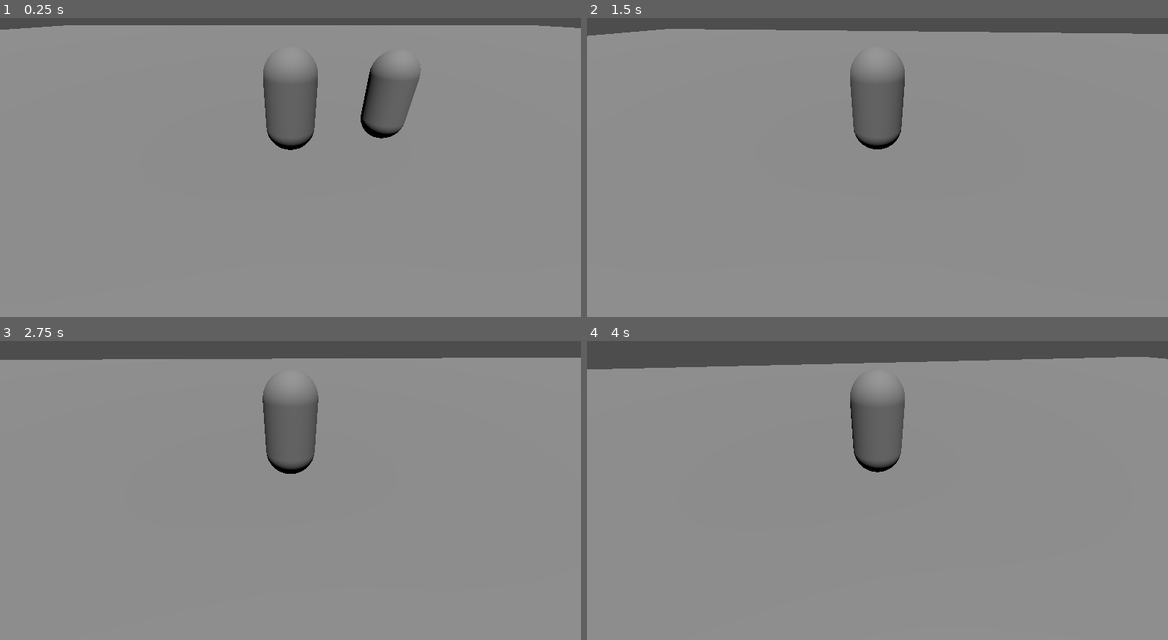
Above: before the commit, frames 1-4 (two rows, left to right).
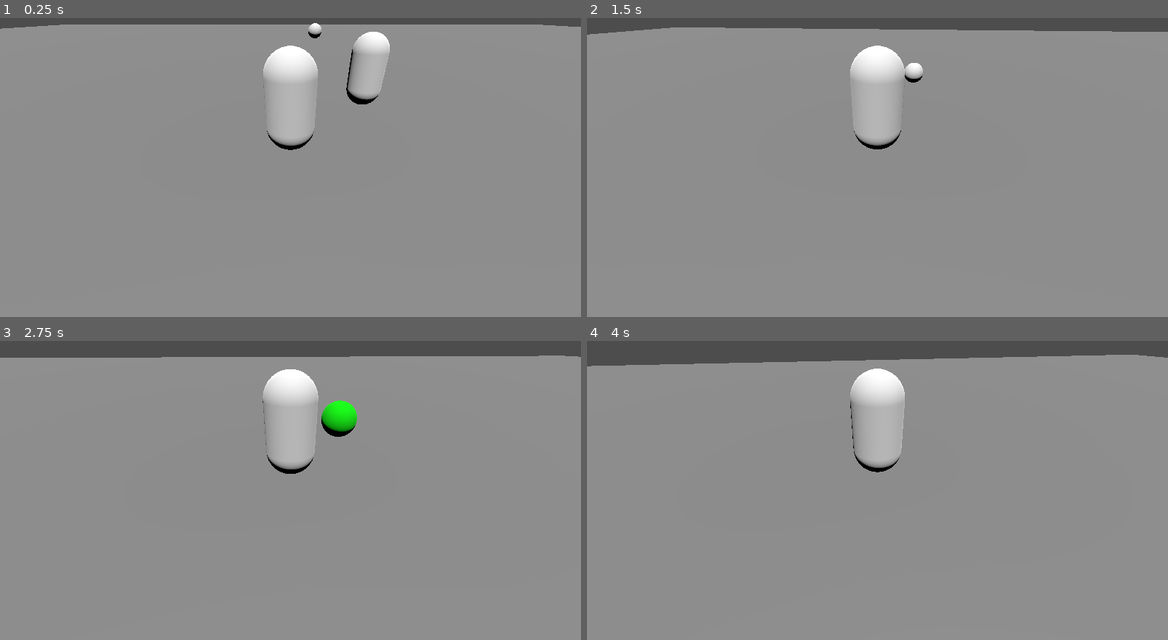
Above: after the commit, the same moments.

Repository: JTMurdock/first-game-proto
Game: Godot game, scene res://node_3d.tscn
Same seed, same stepped clock (60 frames per second), same inputs: the game is played once before the commit and once after it.
Inputs (mouse positions are in pixels of both pictures, inside the frame that each line leads up to):
- Up to frame 1 (0.25 s): no input
- Up to frame 2 (1.5 s): move the mouse to (906, 152) at 0.52 s; hold W (move_forward) from 0.53 s (still down); tap Shift (dash) at 0.6 s; tap Space (jump) at 0.77, 1.07 s; right-click (906, 152) at 0.8 s; move the mouse to (848, 155) at 1.27 s; right-click (848, 155) at 1.35 s
- Up to frame 3 (2.75 s): keep holding W (move_forward); tap Space (jump) at 1.52, 1.82, 2.3 s; click (261, 478) at 1.55 s; move the mouse to (302, 472) at 2.02 s; click (302, 472) at 2.1 s
- Up to frame 4 (4 s): keep holding W (move_forward); move the mouse to (871, 481) at 2.77 s; tap Space (jump) at 2.85, 3.02, 3.32, 3.77 s; tap Shift (dash) at 3.05, 3.6 s; move the mouse to (918, 481) at 3.52 s; right-click (918, 481) at 3.8 s

The runs differ from the first frame. In frame 1, 5.6% of the frame differs, in the area x 0-100%, y 1-43%; in frame 2, 3.4%; in frame 3, 3.9%; in frame 4, 3.6%.

Commit message:
Player and enemy damage system implemented

Diff:
--- /dev/null
+++ b/attack_dummy.gd
@@ -0,0 +1,34 @@
+extends CharacterBody3D
+
+@onready var mesh = $MeshInstance3D
+
+var health = 100
+var original_material: Material = null
+
+func take_damage(dmg):
+	health -= dmg
+	print("Dummy took damage: " + str(dmg))
+	print("Dummy HP: " + str(health))
+	flash_damage()
+	if health <= 0:
+		print("Dummy defeated")
+		queue_free()
+
+func flash_damage():
+	var flash_material = original_material.duplicate()
+	flash_material.albedo_color = Color.RED
+	mesh.set_surface_override_material(0, flash_material)
+
+	await get_tree().create_timer(0.1).timeout
+	mesh.set_surface_override_material(0, original_material)
+
+func _ready():
+	original_material = mesh.get_active_material(0).duplicate()
+	mesh.set_surface_override_material(0, original_material)
+
+func _physics_process(delta: float) -> void:
+	# Add the gravity.
+	if not is_on_floor():
+		velocity += get_gravity() * delta
+
+	move_and_slide()
--- /dev/null
+++ b/attacking_dummy.gd
@@ -0,0 +1,85 @@
+extends CharacterBody3D
+
+@onready var mesh = $MeshInstance3D
+@onready var attack_hitbox = $AttackBox
+
+const PARRY_WINDOW = 0.4
+const ATTACK_DMG = 5
+
+
+var ATTACK_TIMER = 0.3
+var current_attack_state = EnemyAttackState.IDLE
+var original_material: Material = null
+
+enum EnemyAttackState{
+	IDLE,
+	WINDUP,
+	ACTIVE,
+	RECOVERY
+}
+func parry_window(delta):
+	var flash_material = original_material.duplicate()
+	flash_material.albedo_color = Color.GREEN
+	mesh.set_surface_override_material(0, flash_material)
+
+	await get_tree().create_timer(PARRY_WINDOW).timeout
+	mesh.set_surface_override_material(0, original_material)
+
+
+func handle_enemy_attack_state(delta):
+	match current_attack_state:
+		EnemyAttackState.WINDUP:
+			if ATTACK_TIMER <= 0:
+				ATTACK_TIMER = 0.2
+				parry_window(delta)
+				activate_hitbox()
+				current_attack_state = EnemyAttackState.ACTIVE
+			else:
+				ATTACK_TIMER -= delta
+		EnemyAttackState.ACTIVE:
+			if ATTACK_TIMER <= 0:
+				ATTACK_TIMER = 0.2
+				deactivate_hitbox()
+				current_attack_state = EnemyAttackState.RECOVERY
+			else:
+				ATTACK_TIMER -= delta
+		EnemyAttackState.RECOVERY:
+			if ATTACK_TIMER <= 0:
+				current_attack_state = EnemyAttackState.IDLE
+			else:
+				ATTACK_TIMER -= delta
+		EnemyAttackState.IDLE:
+			if ATTACK_TIMER <= 0:
+				ATTACK_TIMER = PARRY_WINDOW
+				current_attack_state = EnemyAttackState.WINDUP
+			else:
+				ATTACK_TIMER -= delta
+
+func _ready():
+	original_material = mesh.get_active_material(0).duplicate()
+	attack_hitbox.monitoring = false
+	attack_hitbox.area_entered.connect(on_attack_hitbox_area_entered)
+
+func on_attack_hitbox_area_entered(area):
+	if current_attack_state != EnemyAttackState.ACTIVE:
+		return
+	if area.is_in_group("player_hurtbox"):
+		var player = area.get_parent()
+		if player.has_method("take_damage"):
+			player.take_damage(ATTACK_DMG)
+
+func activate_hitbox():
+	attack_hitbox.monitoring = true
+	print("Attack dummy hitbox active")
+func deactivate_hitbox():
+	attack_hitbox.monitoring = false
+	print("Attack dummy hitbox deactive")
+
+
+func _physics_process(delta: float) -> void:
+	# Add the gravity.
+	if not is_on_floor():
+		velocity += get_gravity() * delta
+
+	handle_enemy_attack_state(delta)
+	move_and_slide()
--- a/character_body_3d.gd
+++ b/character_body_3d.gd
@@ -7,37 +7,40 @@
 const DASH_SPEED = 20.0
 const DASH_DURATION = 0.12
 const DASH_COOLDOWN = 0.5
+const LIGHT_ATTACK_DMG = 10.0
+const HEAVY_ATTACK_DMG = 40.0
 var dash_timer = 0.0
 var dash_cooldown_left = 0.0
 var dash_direction = Vector3.ZERO
+var health = 100
 
 func get_input_direction(delta):
-	var input_dir = Vector3.ZERO
-	if Input.is_action_pressed("move_forward"):
-		input_dir.z -= 1
-	if Input.is_action_pressed("move_backwards"):
-		input_dir.z += 1
-	if Input.is_action_pressed("move_left"):
-		input_dir.x -= 1
-	if Input.is_action_pressed("move_right"):
-		input_dir.x += 1
-
-	input_dir = input_dir.normalized()
-	var direction = Vector3.ZERO
-
-	if input_dir != Vector3.ZERO:
-		var forward = transform.basis.z
-		var right = transform.basis.x
-		direction = (right * input_dir.x + forward * input_dir.z).normalized()
-
-	return direction
+    var input_dir = Vector3.ZERO
+    if Input.is_action_pressed("move_forward"):
+        input_dir.z -= 1
+    if Input.is_action_pressed("move_backwards"):
+        input_dir.z += 1
+    if Input.is_action_pressed("move_left"):
+        input_dir.x -= 1
+    if Input.is_action_pressed("move_right"):
+        input_dir.x += 1
+
+    input_dir = input_dir.normalized()
+    var direction = Vector3.ZERO
+
+    if input_dir != Vector3.ZERO:
+        var forward = transform.basis.z
+        var right = transform.basis.x
+        direction = (right * input_dir.x + forward * input_dir.z).normalized()
+
+    return direction
 
 enum PlayerState{
-	IDLE,
-	MOVE,
-	JUMP,
-	FALL,
-	DASH,
+    IDLE,
+    MOVE,
+    JUMP,
+    FALL,
+    DASH,
 }
 
 @onready var pivot = $"Pivot (Node3D)"
@@ -46,143 +49,166 @@
 var current_movement_state = PlayerState.IDLE
 
 func _ready():
-	Input.mouse_mode = Input.MOUSE_MODE_CAPTURED
-	melee_hitbox.monitoring = false
-	melee_hitbox.area_entered.connect(_on_melee_hitbox_area_entered)
-
-func _on_melee_hitbox_area_entered(area):
-	if attack_phase != AttackPhase.ACTIVE:
-		return
-	if area.is_in_group("enemy_hurtbox"):
-		var enemy = area.get_parent()
-		if enemy.has_method("take_damage"):
-			enemy.take_damage(10)
+    Input.mouse_mode = Input.MOUSE_MODE_CAPTURED
+    melee_hitbox.monitoring = false
+    melee_hitbox.area_entered.connect(on_melee_hitbox_area_entered)
+
+func on_melee_hitbox_area_entered(area):
+    if attack_phase != AttackPhase.LIGHT_ACTIVE and attack_phase != AttackPhase.HEAVY_ACTIVE:
+        return
+    if area.is_in_group("enemy_hurtbox"):
+        var enemy = area.get_parent()
+        if enemy.has_method("take_damage"):
+            if attack_phase == AttackPhase.LIGHT_ACTIVE:
+                enemy.take_damage(LIGHT_ATTACK_DMG)
+            elif attack_phase == AttackPhase.HEAVY_ACTIVE:
+                enemy.take_damage(HEAVY_ATTACK_DMG)
 
 
 func _unhandled_input(event):
-	if event is InputEventMouseMotion:
-		rotate_y(-event.relative.x * MOUSE_SENSITIVITY)
-		pivot.rotate_x(-event.relative.y * MOUSE_SENSITIVITY)
-
-		pivot.rotation.x = clamp(pivot.rotation.x, deg_to_rad(-40), deg_to_rad(60) )
+    if event is InputEventMouseMotion:
+        rotate_y(-event.relative.x * MOUSE_SENSITIVITY)
+        pivot.rotate_x(-event.relative.y * MOUSE_SENSITIVITY)
+
+        pivot.rotation.x = clamp(pivot.rotation.x, deg_to_rad(-40), deg_to_rad(60) )
 
 func handle_movement_state(delta, direction):
-	match current_movement_state:
-		PlayerState.IDLE:
-			handle_idle_state(delta)
-		PlayerState.MOVE:
-			handle_move_state(delta, direction)
-		PlayerState.JUMP:
-			handle_jump_state(delta)
-		PlayerState.FALL:
-			handle_fall_state(delta)
-		PlayerState.DASH:
-			handle_dash_state(delta, direction)
+    match current_movement_state:
+        PlayerState.IDLE:
+            handle_idle_state(delta)
+        PlayerState.MOVE:
+            handle_move_state(delta, direction)
+        PlayerState.JUMP:
+            handle_jump_state(delta)
+        PlayerState.FALL:
+            handle_fall_state(delta)
+        PlayerState.DASH:
+            handle_dash_state(delta, direction)
 
 func handle_idle_state(delta):
-	velocity.x= 0
-	velocity.z = 0
-	if !is_on_floor():
-		current_movement_state = PlayerState.FALL
-	if Input.is_action_pressed("move_forward") or Input.is_action_pressed("move_backwards") or Input.is_action_pressed("move_right") or Input.is_action_pressed("move_left"):
-		current_movement_state = PlayerState.MOVE
-	if Input.is_action_just_pressed("jump") and is_on_floor():
-		velocity.y = JUMP_FORCE
-		current_movement_state = PlayerState.JUMP
-	if Input.is_action_just_pressed("dash") and dash_cooldown_left <= 0:
-		dash_timer = DASH_DURATION
-		dash_cooldown_left = DASH_COOLDOWN
-		current_movement_state = PlayerState.DASH
-
-	return Vector3.ZERO
+    velocity.x= 0
+    velocity.z = 0
+    if !is_on_floor():
+        current_movement_state = PlayerState.FALL
+    if Input.is_action_pressed("move_forward") or Input.is_action_pressed("move_backwards") or Input.is_action_pressed("move_right") or Input.is_action_pressed("move_left"):
+        current_movement_state = PlayerState.MOVE
+    if Input.is_action_just_pressed("jump") and is_on_floor():
+        velocity.y = JUMP_FORCE
+        current_movement_state = PlayerState.JUMP
+    if Input.is_action_just_pressed("dash") and dash_cooldown_left <= 0:
+        dash_timer = DASH_DURATION
+        dash_cooldown_left = DASH_COOLDOWN
+        current_movement_state = PlayerState.DASH
+
+    return Vector3.ZERO
 
 func handle_move_state(delta, direction):
-	if direction != Vector3.ZERO:
-		velocity.x = direction.x * SPEED
-		velocity.z = direction.z * SPEED
-	else:
-		current_movement_state = PlayerState.IDLE
-
-	if Input.is_action_just_pressed("dash") and dash_cooldown_left <= 0:
-		dash_timer = DASH_DURATION
-		dash_cooldown_left = DASH_COOLDOWN
-		current_movement_state = PlayerState.DASH
-
-	if Input.is_action_just_pressed("jump") and is_on_floor():
-		velocity.y = JUMP_FORCE
-		current_movement_state = PlayerState.JUMP
+    if direction != Vector3.ZERO:
+        velocity.x = direction.x * SPEED
+        velocity.z = direction.z * SPEED
+    else:
+        current_movement_state = PlayerState.IDLE
+
+    if Input.is_action_just_pressed("dash") and dash_cooldown_left <= 0:
+        dash_timer = DASH_DURATION
+        dash_cooldown_left = DASH_COOLDOWN
+        current_movement_state = PlayerState.DASH
+
+    if Input.is_action_just_pressed("jump") and is_on_floor():
+        velocity.y = JUMP_FORCE
+        current_movement_state = PlayerState.JUMP
 
 func handle_dash_state(delta, direction):
-	if direction == Vector3.ZERO:
-		dash_direction = transform.basis.z.normalized()
-	else:
-		dash_direction = direction
-
-	if dash_timer > 0.0:
-		velocity.x = dash_direction.x * DASH_SPEED
-		velocity.z = dash_direction.z * DASH_SPEED
-		dash_timer -= delta
-	if dash_timer <= 0.0:
-		current_movement_state = PlayerState.IDLE
+    if direction == Vector3.ZERO:
+        dash_direction = transform.basis.z.normalized()
+    else:
+        dash_direction = direction
+
+    if dash_timer > 0.0:
+        velocity.x = dash_direction.x * DASH_SPEED
+        velocity.z = dash_direction.z * DASH_SPEED
+        dash_timer -= delta
+    if dash_timer <= 0.0:
+        current_movement_state = PlayerState.IDLE
 
 func handle_jump_state(delta):
-	if velocity.y >= 0:
-		velocity.y -= GRAVITY * delta
-	else:
-		current_movement_state = PlayerState.FALL
+    if velocity.y >= 0:
+        velocity.y -= GRAVITY * delta
+    else:
+        current_movement_state = PlayerState.FALL
 
 func handle_fall_state(delta):
-	if !is_on_floor():
-		velocity.y -= GRAVITY * delta
-	else:
-		current_movement_state = PlayerState.IDLE
+    if !is_on_floor():
+        velocity.y -= GRAVITY * delta
+    else:
+        current_movement_state = PlayerState.IDLE
 
 enum AttackPhase{
-	IDLE,
-	WINDUP,
-	ACTIVE,
-	RECOVERY
+    IDLE,
+    LIGHT_WINDUP,
+    HEAVY_WINDUP,
+    LIGHT_ACTIVE,
+    HEAVY_ACTIVE,
+    RECOVERY
 }
 
 func activate_hitbox():
-	melee_hitbox.monitoring = true
-	print("Hitbox On")
+    melee_hitbox.monitoring = true
+    print("Hitbox On")
 func deactivate_hitbox():
-	melee_hitbox.monitoring = false
-	print("Hitbox Off")
+    melee_hitbox.monitoring = false
+    print("Hitbox Off")
 
 var attack_phase = AttackPhase.IDLE
 var attack_timer = 0.0
 func handle_attack_state(delta):
-	match attack_phase:
-		AttackPhase.IDLE:
-			if Input.is_action_just_pressed("light attack"):
-				attack_phase = AttackPhase.WINDUP
-				attack_timer = 0.2
-		AttackPhase.WINDUP:
-			attack_timer -= delta
-			if attack_timer <= 0.0:
-				attack_phase = AttackPhase.ACTIVE
-				attack_timer = 0.1
-				activate_hitbox()
-		AttackPhase.ACTIVE:
-			attack_timer -= delta
-			if attack_timer <= 0:
-				deactivate_hitbox()
-				attack_timer = 0.3
-				attack_phase = AttackPhase.RECOVERY
-		AttackPhase.RECOVERY:
-			attack_timer -= delta
-			if attack_timer <= 0:
-				attack_phase = AttackPhase.IDLE
+    match attack_phase:
+        AttackPhase.IDLE:
+            if Input.is_action_just_pressed("light_attack"):
+                attack_phase = AttackPhase.LIGHT_WINDUP
+                attack_timer = 0.1
+            elif Input.is_action_just_pressed("heavy_attack"):
+                attack_phase = AttackPhase.HEAVY_WINDUP
+                attack_timer = 0.4
+        AttackPhase.LIGHT_WINDUP:
+            attack_timer -= delta
+            if attack_timer <= 0.0:
+                attack_phase = AttackPhase.LIGHT_ACTIVE
+                attack_timer = 0.1
+                activate_hitbox()
+        AttackPhase.HEAVY_WINDUP:
+            attack_timer -= delta
+            if attack_timer <= 0:
+                attack_phase = AttackPhase.HEAVY_ACTIVE
+                activate_hitbox()
+        AttackPhase.LIGHT_ACTIVE:
+            attack_timer -= delta
+            if attack_timer <= 0:
+                deactivate_hitbox()
+                attack_timer = 0.1
+                attack_phase = AttackPhase.RECOVERY
+        AttackPhase.HEAVY_ACTIVE:
+            attack_timer -= delta
+            if attack_timer <= 0:
+                deactivate_hitbox()
+                attack_timer = 0.1
+                attack_phase = AttackPhase.RECOVERY
+        AttackPhase.RECOVERY:
+            attack_timer -= delta
+            if attack_timer <= 0:
+                attack_phase = AttackPhase.IDLE
+func take_damage(dmg):
+    health -= dmg
+    print("Current player health: " + str(health))
 
 func _physics_process(delta):
-	if Input.is_action_just_pressed("close"):
-		get_tree().quit()
-	var movement_direction = get_input_direction(delta)
-	handle_movement_state(delta, movement_direction)
-
-	if dash_cooldown_left > 0.0:
-		dash_cooldown_left -= delta
-
-	move_and_slide()
+    if Input.is_action_just_pressed("close"):
+        get_tree().quit()
+    var movement_direction = get_input_direction(delta)
+    handle_movement_state(delta, movement_direction)
+    handle_attack_state(delta)
+
+    if dash_cooldown_left > 0.0:
+        dash_cooldown_left -= delta
+
+    move_and_slide()
--- a/node_3d.tscn
+++ b/node_3d.tscn
@@ -1,10 +1,14 @@
 [gd_scene format=3 uid="uid://nggbowvcy8st"]
 
 [ext_resource type="Script" uid="uid://c7qhn6xpym4vl" path="res://character_body_3d.gd" id="1_a202f"]
+[ext_resource type="Script" uid="uid://dx2ys062ypxah" path="res://attack_dummy.gd" id="2_noarx"]
+[ext_resource type="Script" uid="uid://0w2m8rh1er6h" path="res://attacking_dummy.gd" id="3_a0tk4"]
 
 [sub_resource type="CapsuleShape3D" id="CapsuleShape3D_a202f"]
 
 [sub_resource type="CapsuleMesh" id="CapsuleMesh_r3fl7"]
+
+[sub_resource type="StandardMaterial3D" id="StandardMaterial3D_a0tk4"]
 
 [sub_resource type="BoxShape3D" id="BoxShape3D_noarx"]
 
@@ -27,21 +31,33 @@
 
 [sub_resource type="CapsuleMesh" id="CapsuleMesh_jka67"]
 
+[sub_resource type="StandardMaterial3D" id="StandardMaterial3D_noarx"]
+
+[sub_resource type="CapsuleShape3D" id="CapsuleShape3D_noarx"]
+
+[sub_resource type="SphereMesh" id="SphereMesh_a0tk4"]
+
+[sub_resource type="StandardMaterial3D" id="StandardMaterial3D_r3fl7"]
+
+[sub_resource type="SphereShape3D" id="SphereShape3D_r3fl7"]
+
+[sub_resource type="SphereShape3D" id="SphereShape3D_a0tk4"]
+
 [node name="Node3D" type="Node3D" unique_id=462300862]
 
 [node name="DirectionalLight3D" type="DirectionalLight3D" parent="." unique_id=356333674]
 transform = Transform3D(0.012296052, -0.9995757, 0.026402643, 0.42199627, 0.029125461, 0.9061296, -0.90651417, 0, 0.42217535, 0, 7.089134, 0)
 
 [node name="Player" type="CharacterBody3D" parent="." unique_id=1768421667]
-transform = Transform3D(1, 0, 0, 0, 1, 0, 0, 0, 1, -1.838, 0.2, -1)
+transform = Transform3D(1, 0, 0, 0, 1, 0, 0, 0, 1, -1.838, 1.965193, 0.756439)
 script = ExtResource("1_a202f")
 
 [node name="CollisionShape3D" type="CollisionShape3D" parent="Player" unique_id=1522458242]
-transform = Transform3D(1, 0, 0, 0, 1, 0, 0, 0, 1, 0, 1.1, 0)
 shape = SubResource("CapsuleShape3D_a202f")
 
 [node name="MeshInstance3D" type="MeshInstance3D" parent="Player" unique_id=1588832735]
 mesh = SubResource("CapsuleMesh_r3fl7")
+surface_material_override/0 = SubResource("StandardMaterial3D_a0tk4")
 
 [node name="Pivot (Node3D)" type="Node3D" parent="Player" unique_id=1360460430]
 transform = Transform3D(1, 0, 0, 0, 1, 0, 0, 0, 1, 0, 1.5, 0)
@@ -59,16 +75,22 @@
 [node name="CollisionShape3D" type="CollisionShape3D" parent="Player/Area3D" unique_id=2138619534]
 
 [node name="MeleeHitbox" type="Area3D" parent="Player" unique_id=559152454]
+transform = Transform3D(0.2626777, 0, 0.96488357, 0, 1, 0, -0.96488357, 0, 0.2626777, 0, 0, 0)
 
 [node name="CollisionShape3D" type="CollisionShape3D" parent="Player/MeleeHitbox" unique_id=136781712]
-transform = Transform3D(0.009825588, 2.9994206, 0, -0.49990344, 0.05895353, 0, 0, 0, 2, 1.1071992, 0.023697853, 0)
+transform = Transform3D(0.009335162, 2.8497086, 0.6239735, -0.4999035, 0.058953535, 0, -0.0030654531, -0.9357792, 1.9001733, 1.0070279, 0.023697853, -0.36795473)
 shape = SubResource("BoxShape3D_noarx")
+
+[node name="PlayerHurtbox" type="Area3D" parent="Player" unique_id=1928890496 groups=["player_hurtbox"]]
+
+[node name="CollisionShape3D" type="CollisionShape3D" parent="Player/PlayerHurtbox" unique_id=167213147]
+shape = SubResource("CapsuleShape3D_a202f")
 
 [node name="StaticBody3D" type="StaticBody3D" parent="." unique_id=1537700571]
 transform = Transform3D(10, 0, 0, 0, 10, 0, 0, 0, 10, 0, 0, 0)
 
 [node name="MeshInstance3D" type="MeshInstance3D" parent="StaticBody3D" unique_id=1623714833]
-transform = Transform3D(1, 0, 0, 0, 1, 0, 0, 0, 1, 0.040850997, -0.12666321, 0.056531668)
+transform = Transform3D(1, 0, 0, 0, 1, 0, 0, 0, 1, 0.041, 0, 0.057)
 mesh = SubResource("BoxMesh_noarx")
 
 [node name="CollisionShape3D" type="CollisionShape3D" parent="StaticBody3D" unique_id=333669238]
@@ -85,7 +107,7 @@
 shape = SubResource("CylinderShape3D_noarx")
 
 [node name="Column 2" type="StaticBody3D" parent="." unique_id=1623851796]
-transform = Transform3D(1, 0, 0, 0, 1, 0, 0, 0, 1, -52.94896, 0, 0)
+transform = Transform3D(1, 0, 0, 0, 1, 0, 0, 0, 1, -52.94896, 12.385107, 0)
 
 [node name="MeshInstance3D" type="MeshInstance3D" parent="Column 2" unique_id=761879602]
 transform = Transform3D(3, 0, 0, 0, 15, 0, 0, 0, 3, 10.776413, 0, 0)
@@ -96,7 +118,7 @@
 shape = SubResource("CylinderShape3D_noarx")
 
 [node name="Pyramid1" type="StaticBody3D" parent="." unique_id=1939722947]
-transform = Transform3D(0.3050305, 0, 0.95234257, 0, 1, 0, -0.95234257, 0, 0.3050305, -19.897549, 0, 17.180204)
+transform = Transform3D(0.3050305, 0, 0.95234257, 0, 1, 0, -0.95234257, 0, 0.3050305, -19.897549, 5.3420143, 17.180204)
 
 [node name="MeshInstance3D" type="MeshInstance3D" parent="Pyramid1" unique_id=1988144888]
 transform = Transform3D(10, 0, 2.3841858e-07, 0, 10, 0, -2.3841858e-07, 0, 10, -9.401087, 0, 3.0111208)
@@ -107,10 +129,34 @@
 shape = SubResource("ConcavePolygonShape3D_noarx")
 
 [node name="AttackDummy" type="CharacterBody3D" parent="." unique_id=289100303]
-transform = Transform3D(1, 0, 0, 0, 1, 0, 0, 0, 1, 0.386, 0.24812669, -1.761)
+transform = Transform3D(1, 0, 0, 0, 1, 0, 0, 0, 1, 0.386, 1.8190439, -1.761)
+script = ExtResource("2_noarx")
 
 [node name="CollisionShape3D" type="CollisionShape3D" parent="AttackDummy" unique_id=1516275421]
 shape = SubResource("CapsuleShape3D_r3fl7")
 
 [node name="MeshInstance3D" type="MeshInstance3D" parent="AttackDummy" unique_id=1059667617]
 mesh = SubResource("CapsuleMesh_jka67")
+surface_material_override/0 = SubResource("StandardMaterial3D_noarx")
+
+[node name="Area3D" type="Area3D" parent="AttackDummy" unique_id=1448468683 groups=["enemy_hurtbox"]]
+
+[node name="CollisionShape3D" type="CollisionShape3D" parent="AttackDummy/Area3D" unique_id=2143443192]
+shape = SubResource("CapsuleShape3D_noarx")
+
+[node name="AttackingDummy" type="CharacterBody3D" parent="." unique_id=935787344]
+transform = Transform3D(1, 0, 0, 0, 1, 0, 0, 0, 1, 0, 2, -13.772865)
+script = ExtResource("3_a0tk4")
+
+[node name="MeshInstance3D" type="MeshInstance3D" parent="AttackingDummy" unique_id=146194003]
+mesh = SubResource("SphereMesh_a0tk4")
+surface_material_override/0 = SubResource("StandardMaterial3D_r3fl7")
+
+[node name="CollisionShape3D" type="CollisionShape3D" parent="AttackingDummy" unique_id=1689721664]
+shape = SubResource("SphereShape3D_r3fl7")
+
+[node name="AttackBox" type="Area3D" parent="AttackingDummy" unique_id=663319121]
+
+[node name="CollisionShape3D" type="CollisionShape3D" parent="AttackingDummy/AttackBox" unique_id=1077671502]
+transform = Transform3D(4, 0, 0, 0, 4, 0, 0, 0, 4, 0, 0, 0)
+shape = SubResource("SphereShape3D_a0tk4")
--- a/project.godot
+++ b/project.godot
@@ -14,6 +14,11 @@
 run/main_scene="res://node_3d.tscn"
 config/features=PackedStringArray("4.6", "Forward Plus")
 config/icon="res://icon.svg"
+
+[global_group]
+
+enemy_hurtbox=""
+player_hurtbox=""
 
 [input]
 
@@ -52,9 +57,14 @@
 "events": [Object(InputEventKey,"resource_local_to_scene":false,"resource_name":"","device":-1,"window_id":0,"alt_press …(195 unchanged characters)…
 ]
 }
-attack={
+light_attack={
 "deadzone": 0.2,
 "events": [Object(InputEventMouseButton,"resource_local_to_scene":false,"resource_name":"","device":-1,"window_id":0,"a …(259 unchanged characters)…
+]
+}
+heavy_attack={
+"deadzone": 0.2,
+"events": [Object(InputEventMouseButton,"resource_local_to_scene":false,"resource_name":"","device":-1,"window_id":0,"alt_pressed":false,"shift_pressed":false,"ctrl_pressed":false,"meta_pressed":false,"button_mask":2,"position":Vector2(262, 31),"global_position":Vector2(281, 127),"factor":1.0,"button_index":2,"canceled":false,"pressed":true,"double_click":false,"script":null)
 ]
 }
 
Not shown, added: attack_dummy.gd.uid
Not shown, added: attacking_dummy.gd.uid
